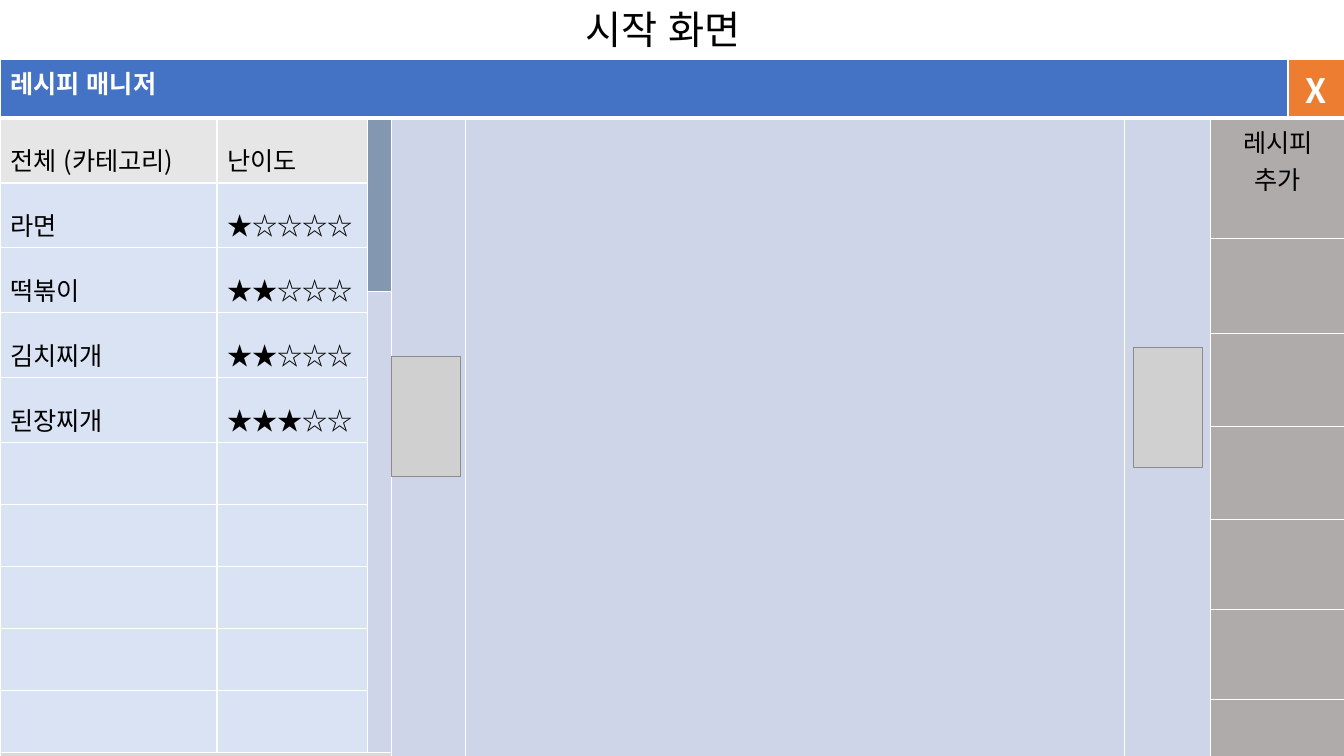
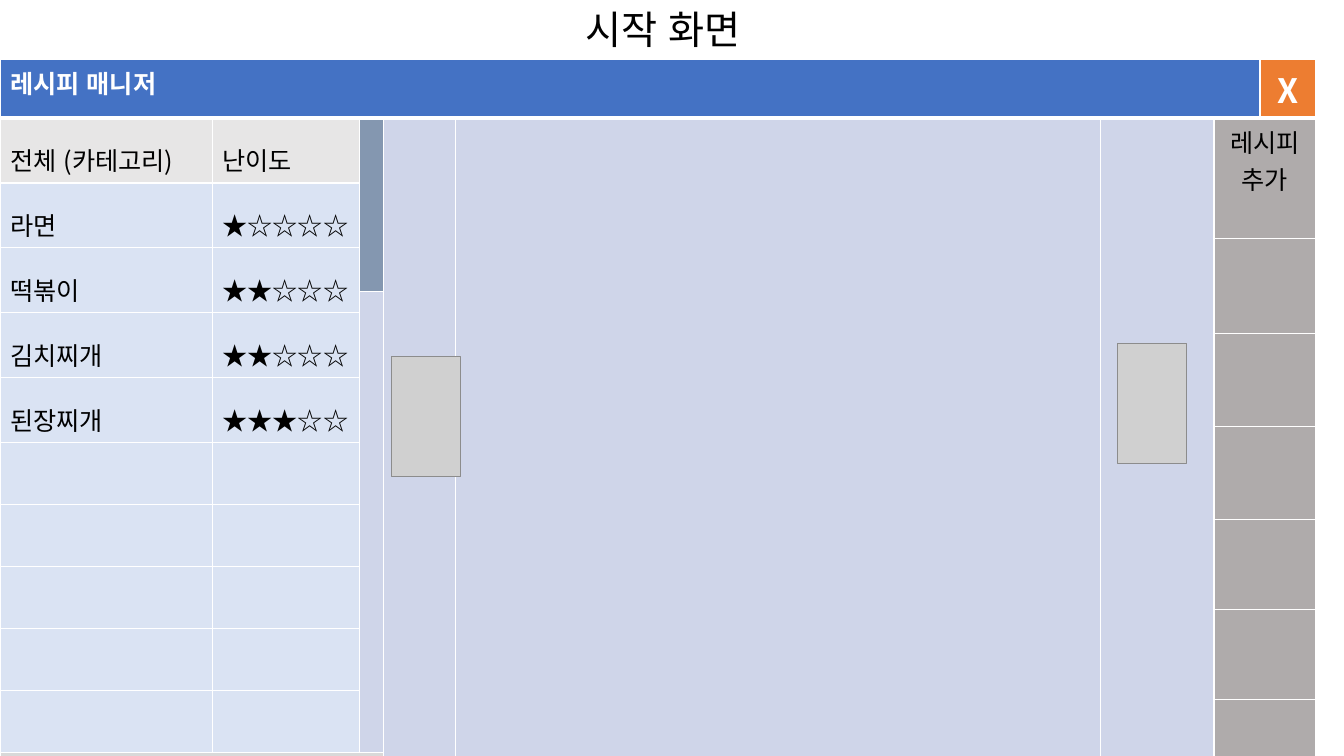
Before and after one commit to HKE528/RecipeManager_for_Windows, a slide deck: slide 1 of 프로토타입.pptx. Drawn at 1344x756 pixels with LibreOffice and Linux fonts; fonts in the diff are those of the drawing; grey boxes stand for pictures. Boxes give left, top, right and bottom in pixels: in the first picture for what was removed or moved away, otherwise in the second. Text is boxed around its words. In the diff, an @@ line names an element or a change of style, - is before the commit and + after.

```diff
--- a/프로토타입.pptx
+++ b/프로토타입.pptx
@@ table: place and size @@
-table at [0,59,1344,756]
+table at [0,59,1316,756]
@@ picture: place and size @@
-picture at [1133,348,1203,468]
+picture at [1118,344,1188,464]
```
Also in this commit, not shown: 1 slide added.
